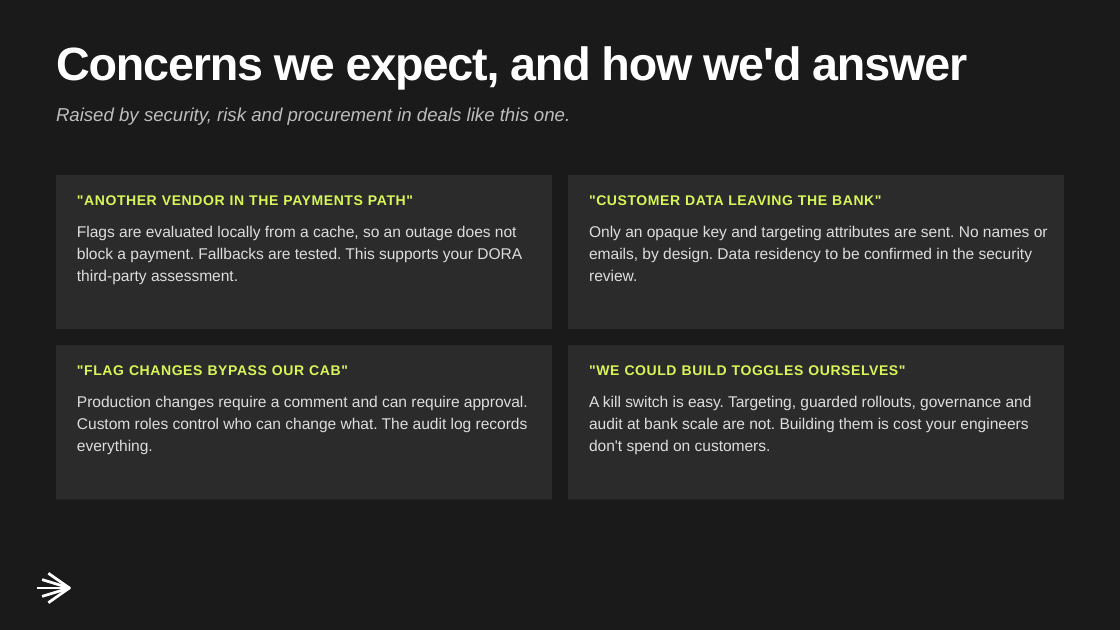
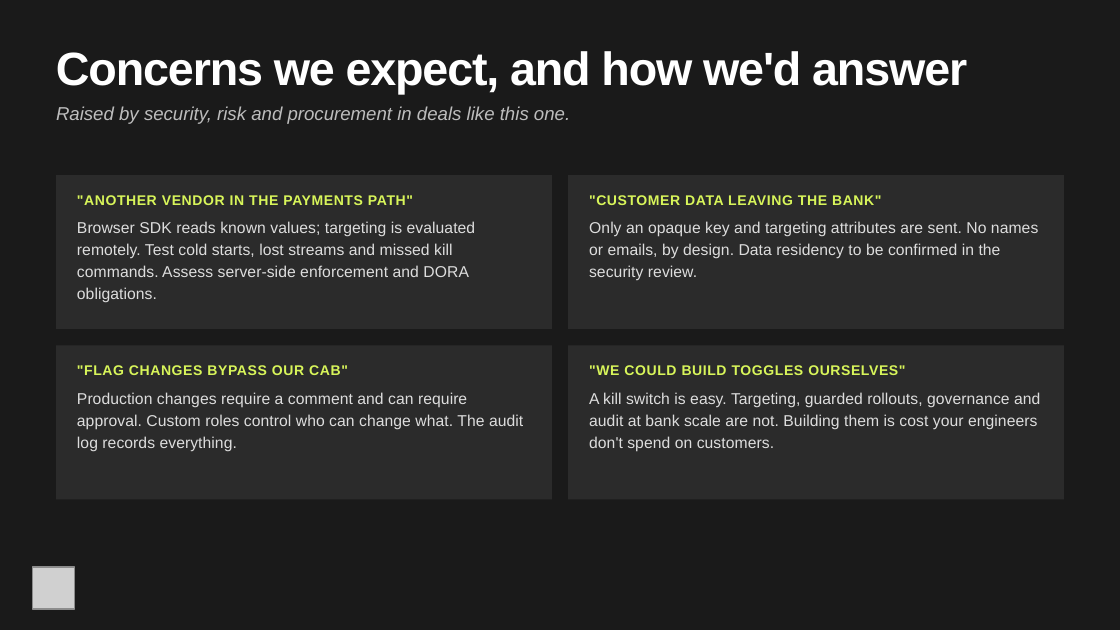
Before and after one commit to squalliram/ld-northwind-payments, a slide deck: slide 17 of docs/northwind-value-playback.pptx. Drawn at 1120x630 pixels with LibreOffice and Linux fonts; fonts in the diff are those of the drawing; grey boxes stand for pictures. Boxes give left, top, right and bottom in pixels: in the first picture for what was removed or moved away, otherwise in the second. Text is boxed around its words. In the diff, an @@ line names an element or a change of style, - is before the commit and + after.

```diff
--- a/docs/northwind-value-playback.pptx
+++ b/docs/northwind-value-playback.pptx
@@ background #1A1A1A to #F7F7F7 @@
@@ rectangle added at [0,0,1120,629], fill #1A1A1A @@
@@ text "Concerns we expect, and how ..." at [56,51,967,94]: line spacing 31.5pt to 1; vertical alignment top to middle @@
@@ text removed at [77,225,522,284] @@
-Flags are evaluated locally from a cache, so an outage does not block a payment. Fallbacks are tested. This supports your DORA third-party assessment.
@@ text added at [77,221,476,237], 10.1 pt, text #DDDDDD @@
+Browser SDK reads known values; targeting is evaluated
@@ vertical alignment top to middle in 3 elements at [77,414,523,430], [589,414,1037,430], [589,221,1038,237] @@
@@ text at [589,221,1038,237]: text changed; size 10 to 10.1 pt @@
-Only an opaque key and targeting attributes are sent. No names or emails, by design. Data residency to be confirmed in the security review.
+Only an opaque key and targeting attributes are sent. No names
@@ text added at [77,243,452,258], 10.1 pt, text #DDDDDD @@
+remotely. Test cold starts, lost streams and missed kill
@@ text added at [77,265,469,277], 10.1 pt, text #DDDDDD @@
+commands. Assess server-side enforcement and DORA
@@ text added at [589,243,1001,259], 10.1 pt, text #DDDDDD @@
+or emails, by design. Data residency to be confirmed in the
@@ text added at [589,265,697,280], 10.1 pt, text #DDDDDD @@
+security review.
@@ text added at [77,287,157,303], 10.1 pt, text #DDDDDD @@
+obligations.
@@ text at [77,414,523,430]: text changed; size 10 to 10.1 pt @@
-Production changes require a comment and can require approval. Custom roles control who can change what. The audit log records everything.
+approval. Custom roles control who can change what. The audit
@@ text added at [77,392,467,407], 10.1 pt, text #DDDDDD @@
+Production changes require a comment and can require
@@ text at [589,414,1037,430]: text changed; size 10 to 10.1 pt @@
-A kill switch is easy. Targeting, guarded rollouts, governance and audit at bank scale are not. Building them is cost your engineers don't spend on customers.
+audit at bank scale are not. Building them is cost your engineers
@@ text added at [589,392,1040,408], 10.1 pt, text #DDDDDD @@
+A kill switch is easy. Targeting, guarded rollouts, governance and
@@ text added at [77,436,237,452], 10.1 pt, text #DDDDDD @@
+log records everything.
@@ text added at [589,436,774,452], 10.1 pt, text #DDDDDD @@
+don't spend on customers.
@@ picture added at [32,567,75,609] @@
@@ freeform shape removed at [37,588,69,589] @@
@@ freeform shape removed at [43,579,69,596] @@
@@ freeform shape removed at [48,573,69,603] @@
```
Also in this commit, not shown: 15 other slides changed, 3 slides added, 3 slides removed, 3 other files.
